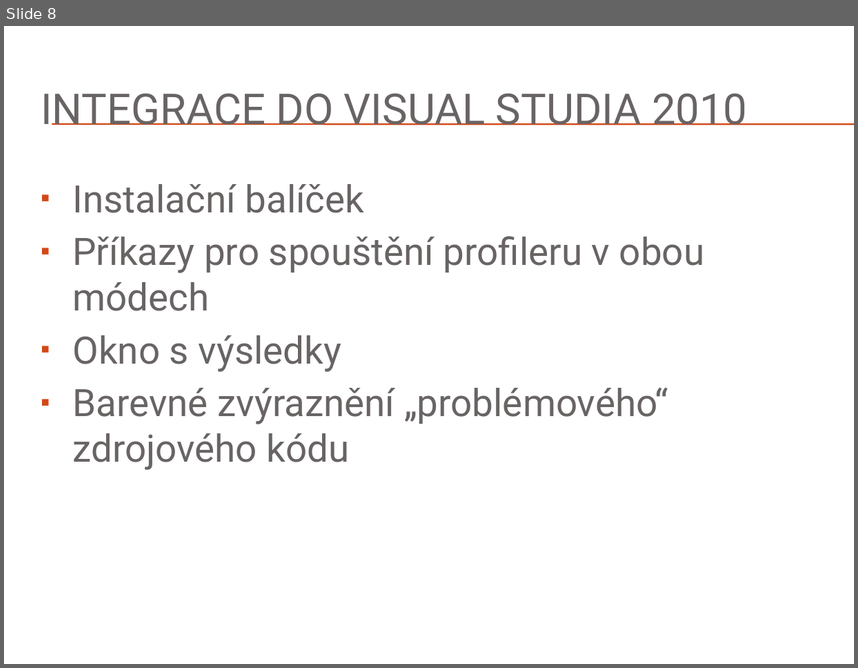
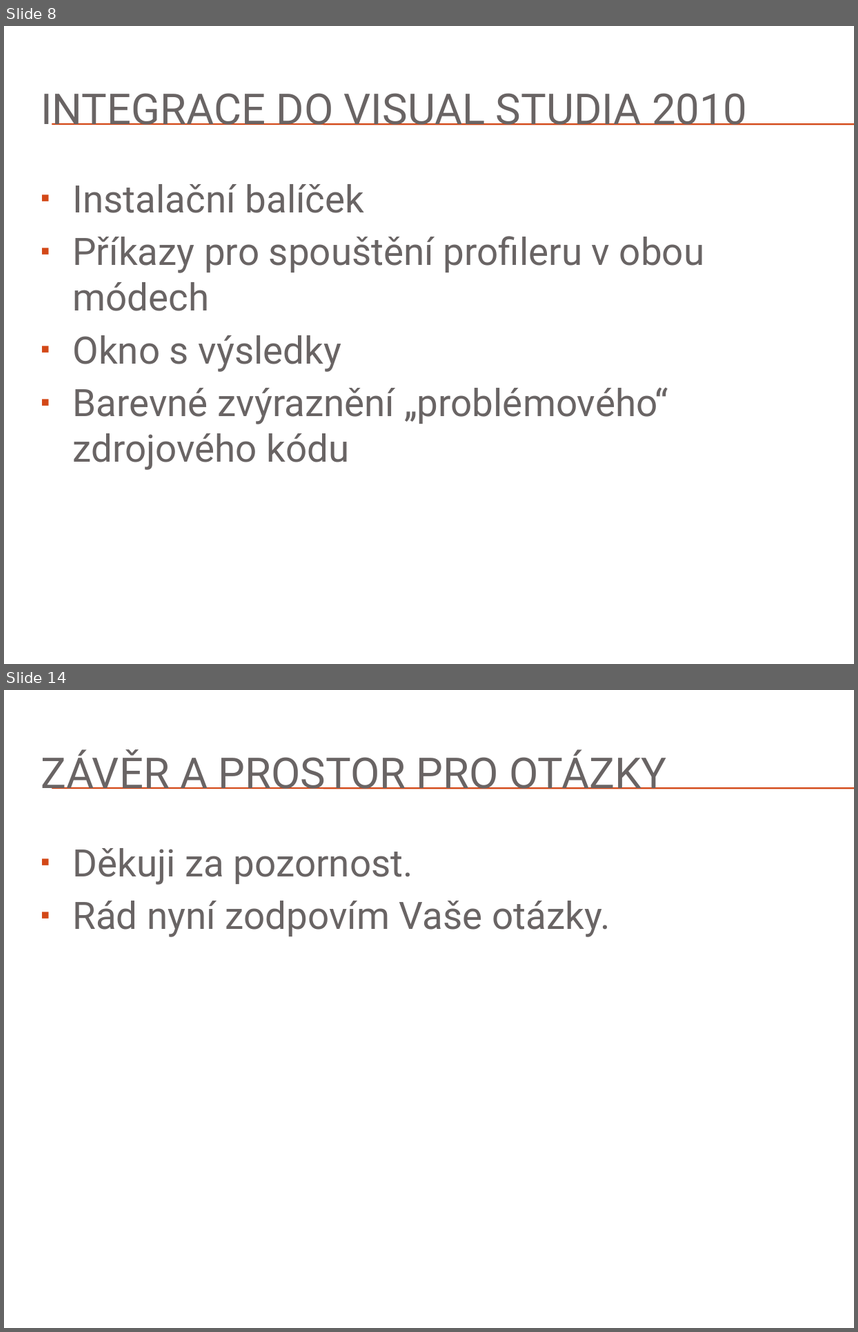
Before and after one commit to rasiths/visual-profiler, a slide deck: Thesis/Presentation/Výkonové profilování na platformě.pptx. Shown one above the other, each under a label of ours: slide 8 before the commit, slides 8 and 14 after it; the slides between them are not shown. The pictures are 858x668 and 858x1332 pixels, drawn with LibreOffice and Linux fonts; fonts in the diff are those of the drawing; background and template pictures are left out. Boxes give left, top, right and bottom in pixels: in the first picture for what was removed or moved away, otherwise in the second. Text is boxed around its words. In the diff, an @@ line names an element or a change of style, - is before the commit and + after.

```diff
--- a/Thesis/Presentation/Výkonové profilování na platformě.pptx
+++ b/Thesis/Presentation/Výkonové profilování na platformě.pptx
@@ slide 14 added at bbox=[4, 690, 854, 1328], background picture (left out); not listed: 2 template elements that a slide beside it also shows @@
@@ title added at bbox=[41, 749, 667, 789], 36 pt, text #696464 @@
+ZÁVĚR A PROSTOR PRO OTÁZKY
@@ text added at bbox=[72, 848, 610, 937], 32 pt, text #696464 @@
+▪ Děkuji za pozornost.
+▪ Rád nyní zodpovím Vaše otázky.
```
Also in this commit, not shown: 2 slides changed, 5 other slides added, 4 other files.
